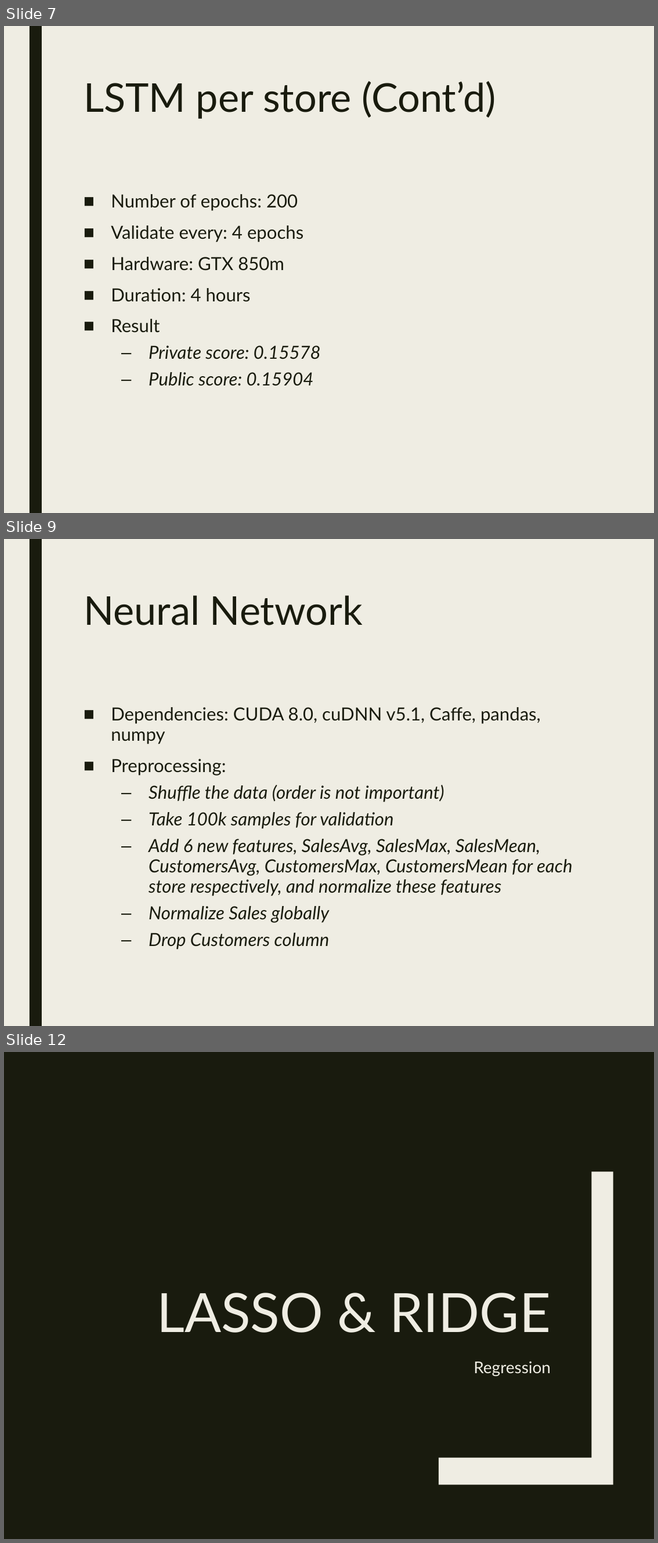
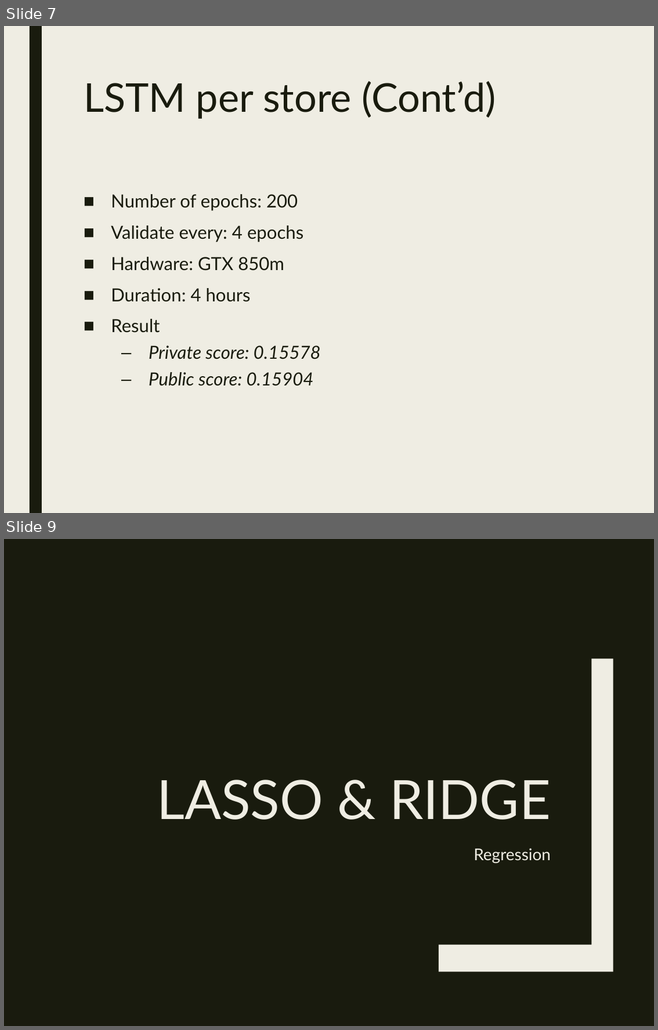
Before and after one commit to Stefan0010/CZ4041, a slide deck: slides/main.pptx. Shown one above the other, each under a label of ours: slides 7, 9 and 12 before the commit, slides 7 and 9 after it; the slides between them are not shown. The pictures are 658x1543 and 658x1030 pixels, drawn with LibreOffice and Linux fonts; fonts in the diff are those of the drawing. Boxes give left, top, right and bottom in pixels: in the first picture for what was removed or moved away, otherwise in the second. Text is boxed around its words. In the diff, an @@ line names an element or a change of style, - is before the commit and + after.

```diff
--- a/slides/main.pptx
+++ b/slides/main.pptx
@@ slide 9 removed at bbox=[4, 539, 654, 1026], background #EFEDE3; not listed: 1 template element that a slide beside it also shows @@
@@ title removed at bbox=[83, 595, 362, 625] @@
-Neural Network
@@ text removed at bbox=[111, 707, 572, 950] @@
-■ Dependencies: CUDA 8.0, cuDNN v5.1, Caffe, pandas, numpy
-■ Preprocessing:
-  – Shuffle the data (order is not important)
-  – Take 100k samples for validation
-  – Add 6 new features, SalesAvg, SalesMax, SalesMean, CustomersAvg, CustomersMax, CustomersMean for each store respectively, and normalize these features
-  – Normalize Sales globally
-  – Drop Customers column
@@ what was slide 12 is now slide 9 @@
```
Also in this commit, not shown: 2 slides changed, 1 slide added, 3 other slides removed.
